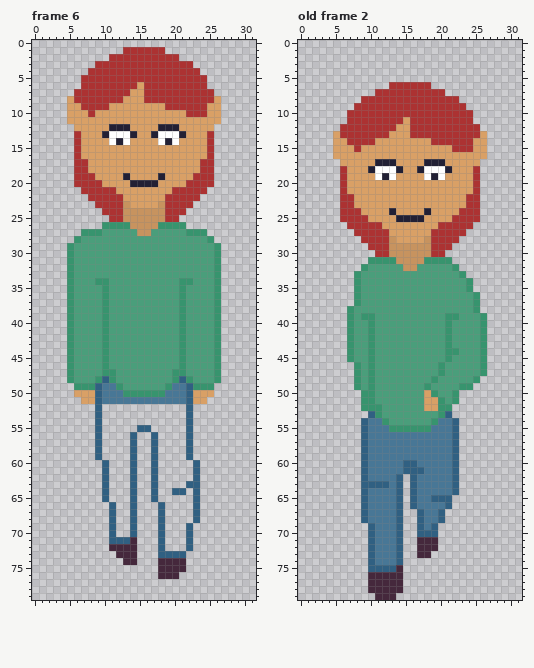
Pixel-art file, stored at src/assets/mary.aseprite. The picture above was drawn from the file before the commit.
32x80 pixels, 8 frames. Shown: frame 6, old frame 2. The commit also changed other frames, which this record leaves out.
The result:
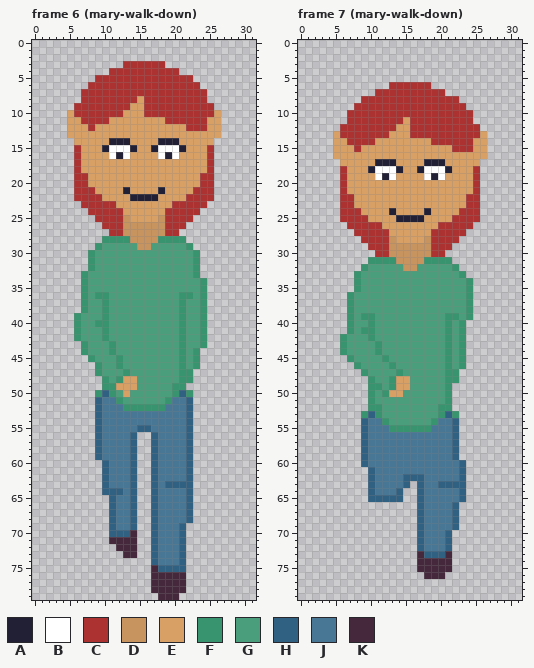
Palette (. is transparent): A #222034  B #ffffff  C #ac3232  D #c7935f  E #d9a066  F #37946e  G #4a9e7b  H #306082  J #487796  K #45283c
A new or re-ordered frame is compared with the old frame closest to it.
Log entry: Adds walking animation for Mary.
Edits made:
frames 8 -> 24
Changed rows in their new state; - is an unchanged pixel.
Frame 6 (mary-walk-down):
first column x 5:
 1 --------......--------
 2 ------..........------
 3 ----....------....----
 4 ---...----------...---
 5 --..--------------..--
 6 --.-------C--------.--
 7 -.-------CC---------.-
 8 ..------CC----------..
 9 .C----CCC--CCC------C.
10 -CC-CCCC---CCCCCC---C-
11 --CCCC--------CCCCCC--
12 E--C--EEE----EEE-CCC-E
13 EE---EEEEE--EEEEE---EE
14 -E----A-A----A-A----E-
15 -----ABBBA--ABBBA-----
16 ------BAB----BAB------
17 --E----------------E--
18 --E----------------E--
19 ---E----E----E----E---
20 ---EE----EEEE----EE---
21 -C--EEE-A----A-EEE--C-
22 -CC--EEE-AAAA-EEE--CC-
23 --CC---EE----EE---CC--
24 ---CC---EEEEEE---CC---
25 ----CC---EEEE---CC----
26 -----CCCD----DCCC-----
27 --....CCDD--DDCC....--
28 -....FFFFDDDDFFFF....-
29 ....F-----DD-----F....
30 ...F--------------F...
31 ...F--------------F...
32 ...F--------------F...
33 ..F---------------F...
34 ..F-GG----------GG-F..
35 ..F--G----------G--F..
36 ..F-F------------F-F..
37 ..F----------------F..
38 ..F----------------F..
39 .F-----------------F..
40 .F--F--------------F..
41 .F-----------------F..
42 .F-----------------F..
43 ..F--GF------------F..
44 ..F--GF-----------F...
45 ...F-G-F----------F...
46 ....FG-F----------F...
47 ....FGG-F------G-F....
48 .....FGFEE-----GF-....
49 -....FFEEE----GFF....-
50 -...FHFGEGGGGGGFHF...-
51 --..---FGGGGGGF---..--
52 -----JJJFFFFFFJJJ-----
53 -----JJJJJJJJJJJJ-----
54 -----JJJJJJJJJJJJ-----
55 -----JJJJJ--JJJJJ-----
56 -----JJJJ----JJJJ-----
57 -----JJJJ----JJJJ-----
58 -----JJJJ----JJJJ-----
59 -----JJJJ----JJJJ-----
60 ------JJJ----JJJJH.---
61 ------JJJ----JJJJH.---
62 ------JJJ----JJJJH.---
63 ------JJJ----JHHH-.---
64 ------HHJ----JJJJH.---
65 -----.HJJ----JJJJH.---
66 -------JJ---HJJJJH.---
67 -------JJ---HJJJJH.---
68 -------JJ---HJJJJH.---
69 -------JJ---HJJJH.----
70 -------HHK--HJJJH.----
71 ------KKK---HJJJH.----
72 ------.-----HJJJH.----
73 -------.----HJJJ------
74 --------..--HJJJH-----
75 ------------KHHHH-----
76 ------------K---K-----
77 ------------KKKKK-----
78 ------------KKKKK-----
79 -------------KKK------
Frame 7 (mary-walk-down) is new; against old frame 2:
first column x 6:
36 -FG---------------F.-
37 -FG---------------F.-
38 ------------------F.-
39 ------------------F..
40 -----------------F...
41 ---F-------------F...
42 FG---------------F...
43 FG--GF-----------F...
44 FG--GF----------GF...
45 ----G-F----------F...
46 ----G--F------GF-F...
47 --.FG---F-----GFF....
48 --..---FEE---G-FF...-
49 --..-F-FEE--G--F...--
50 ---.--FEE---GG-F.----
51 ---.--------GGGF.----
52 ---.--------GG-------
53 ---F------------F----
first column x 9:
60 ------JJ-----JH
61 .H----JJJ----JH
62 .H---JH-H----JH
63 .-JJ-JH.H--HH-H
64 .H-----.H----JH
65 .HHHH--.H-JJJJH
66 ......-.H---JH-
67 ......-----JJH-
68 ......-----JJH-
69 -.....----JJJH-
70 -.....---JJJH--
71 -.....--HJJJH--
72 -.....--HJJJH--
73 -.....---HHHK--
74 -.....--KKKKK--
75 -.....--KKKKK--
76 -.....---KKK---
77 -.....---------
78 -.....---------
79 --...----------
